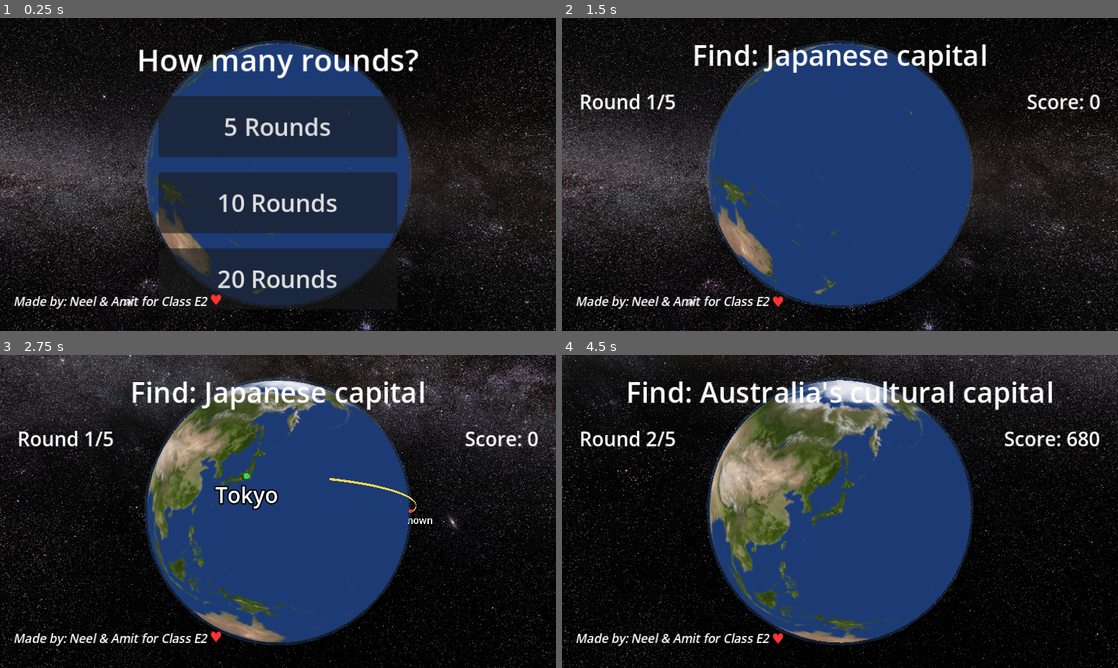
Above: before the commit, frames 1-4 (two rows, left to right).
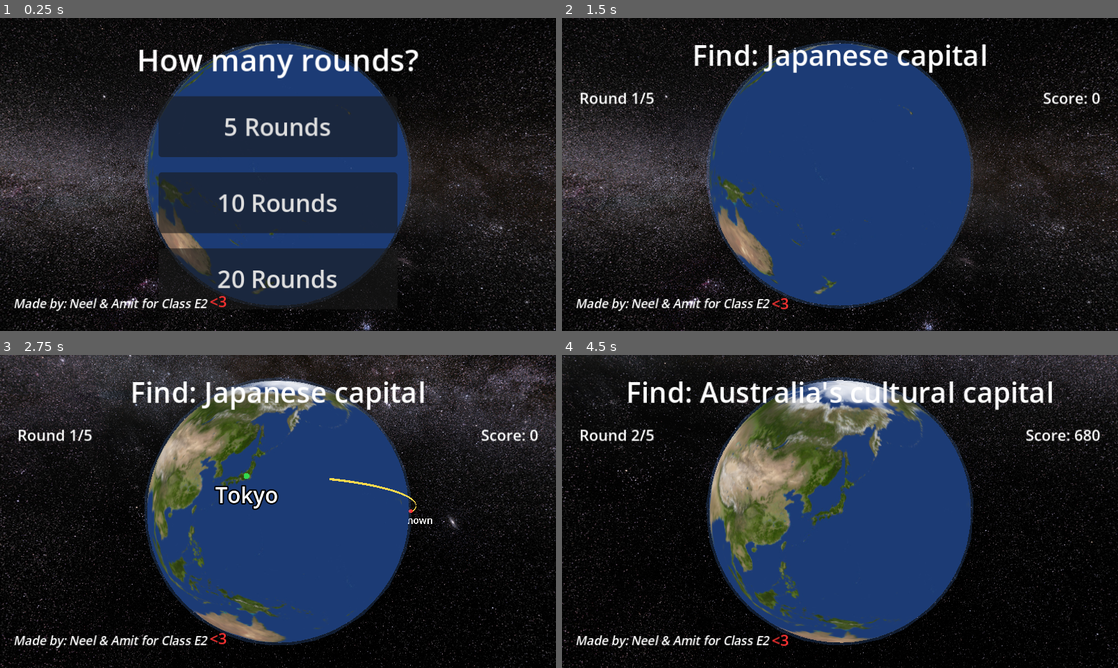
Above: after the commit, the same moments.

Repository: ahetawal-p/geotap
Game: Godot game, scene res://scenes/main.tscn
Same seed, same stepped clock (60 frames per second), same inputs: the game is played once before the commit and once after it.
Inputs (mouse positions are in pixels of both pictures, inside the frame that each line leads up to):
- Up to frame 1 (0.25 s): no input
- Up to frame 2 (1.5 s): click "5 Rounds" at 0.5 s; move the mouse to (962, 158) at 1.27 s; click (962, 158) at 1.42 s
- Up to frame 3 (2.75 s): drag from (166, 527) to (250, 574) at 2.02 s
- Up to frame 4 (4.5 s): move the mouse to (895, 442) at 2.77 s; click (895, 442) at 2.92 s; drag from (812, 574) to (673, 464) at 3.52 s; click "Next >" at 4.25 s

The runs differ from the first frame. In frame 1, 0.8% of the frame differs, in the area x 2-41%, y 88-94%; in frame 2, 1.7%; in frame 3, 1.7%; in frame 4, 1.9%, in the area x 2-97%, y 23-94%.

Commit message:
fix fonts

Diff:
--- a/ui/hud.tscn
+++ b/ui/hud.tscn
@@ -22,6 +22,7 @@
 [node name="ClueLabel" type="Label" parent="Root/Top"]
 text = "Find: ..."
 horizontal_alignment = 1
+autowrap_mode = 2
 mouse_filter = 2
 theme_override_font_sizes/font_size = 26
 
@@ -32,13 +33,13 @@
 text = "Round 1/1"
 size_flags_horizontal = 3
 mouse_filter = 2
-theme_override_font_sizes/font_size = 18
+theme_override_font_sizes/font_size = 14
 
 [node name="ScoreLabel" type="Label" parent="Root/Top/Header"]
 text = "Score: 0"
 horizontal_alignment = 2
 mouse_filter = 2
-theme_override_font_sizes/font_size = 18
+theme_override_font_sizes/font_size = 14
 
 [node name="Bottom" type="VBoxContainer" parent="Root"]
 anchor_left = 0.5
@@ -87,7 +88,7 @@
 text = ""
 horizontal_alignment = 1
 mouse_filter = 2
-theme_override_font_sizes/font_size = 18
+theme_override_font_sizes/font_size = 14
 visible = false
 
 [node name="Btn5" type="Button" parent="Root/RoundPicker"]
@@ -119,7 +120,7 @@
 bbcode_enabled = true
 fit_content = true
 scroll_active = false
-text = "[i]Made by: Neel & Amit for Class E2[/i] [color=#ff3333][font_size=13][wave amp=10 freq=2.5]♥[/wave][/font_size][/color]"
+text = "[i]Made by: Neel & Amit for Class E2[/i] [color=#ff3333][font_size=14][wave amp=10 freq=2.5]<3[/wave][/font_size][/color]"
 theme_override_font_sizes/normal_font_size = 11
 theme_override_font_sizes/italics_font_size = 11
 theme_override_constants/outline_size = 1
